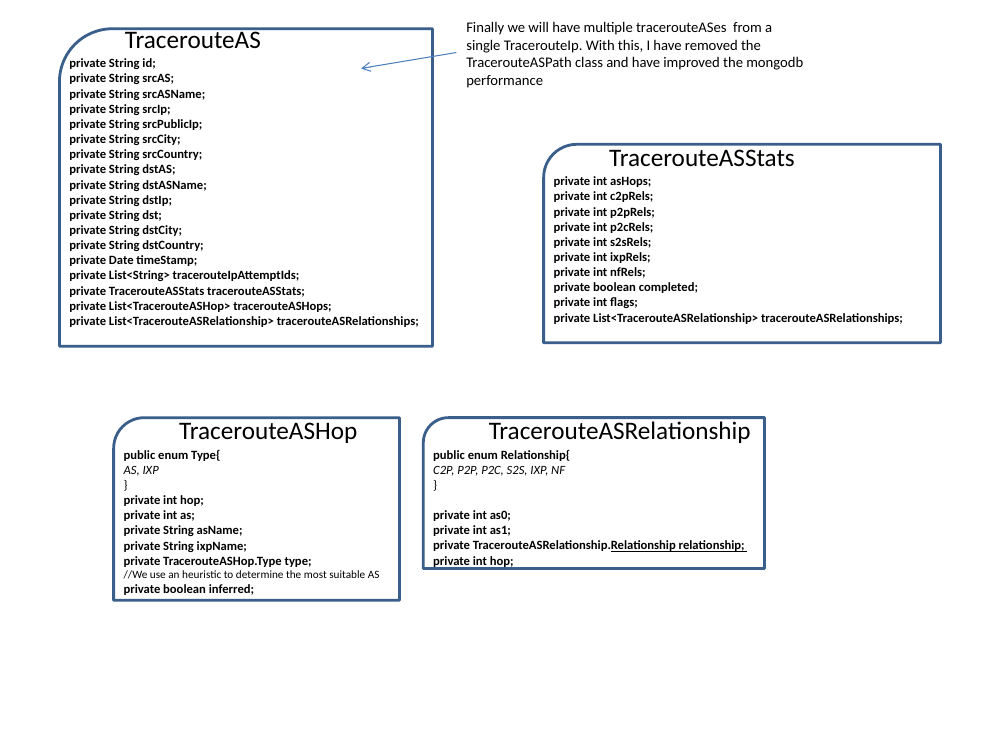
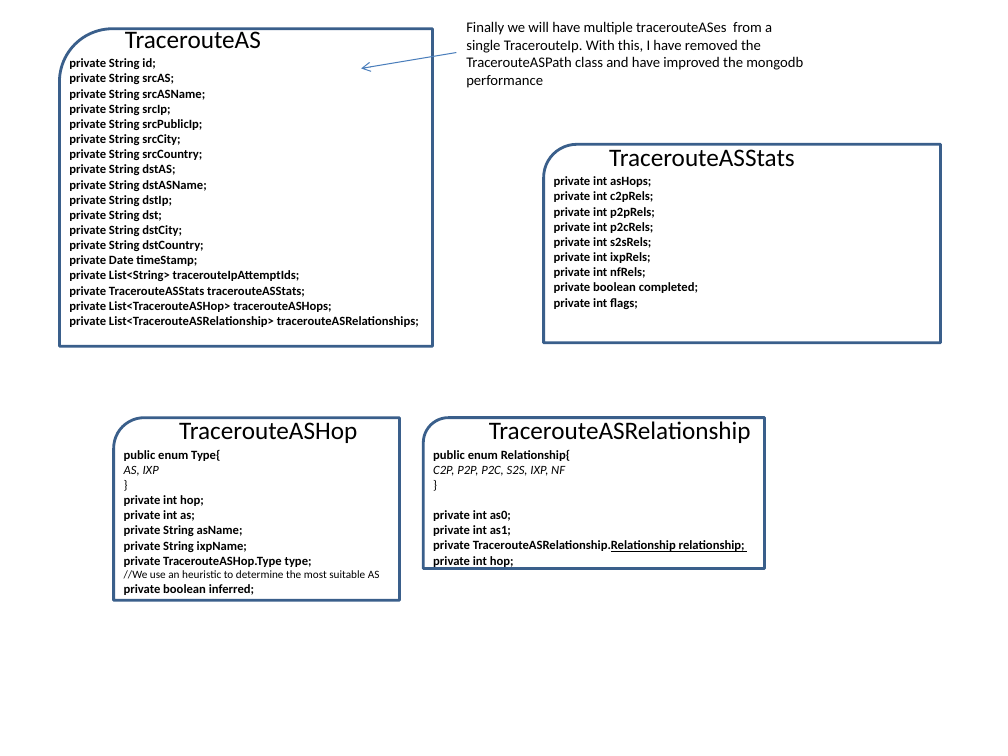
Before and after one commit to manuelpalacin/mercury2, a slide deck: slide 2 of UML-Classes.pptx. Drawn at 1008x756 pixels with LibreOffice and Linux fonts; fonts in the diff are those of the drawing. Boxes give left, top, right and bottom in pixels: in the first picture for what was removed or moved away, otherwise in the second. Text is boxed around its words. In the diff, an @@ line names an element or a change of style, - is before the commit and + after.

```diff
--- a/UML-Classes.pptx
+++ b/UML-Classes.pptx
@@ text at <box>554,313,903,324</box>: paragraph removed @@
-private List<TracerouteASRelationship> tracerouteASRelationships;
```
Also in this commit, not shown: 1 other slide changed, 13 other files.
